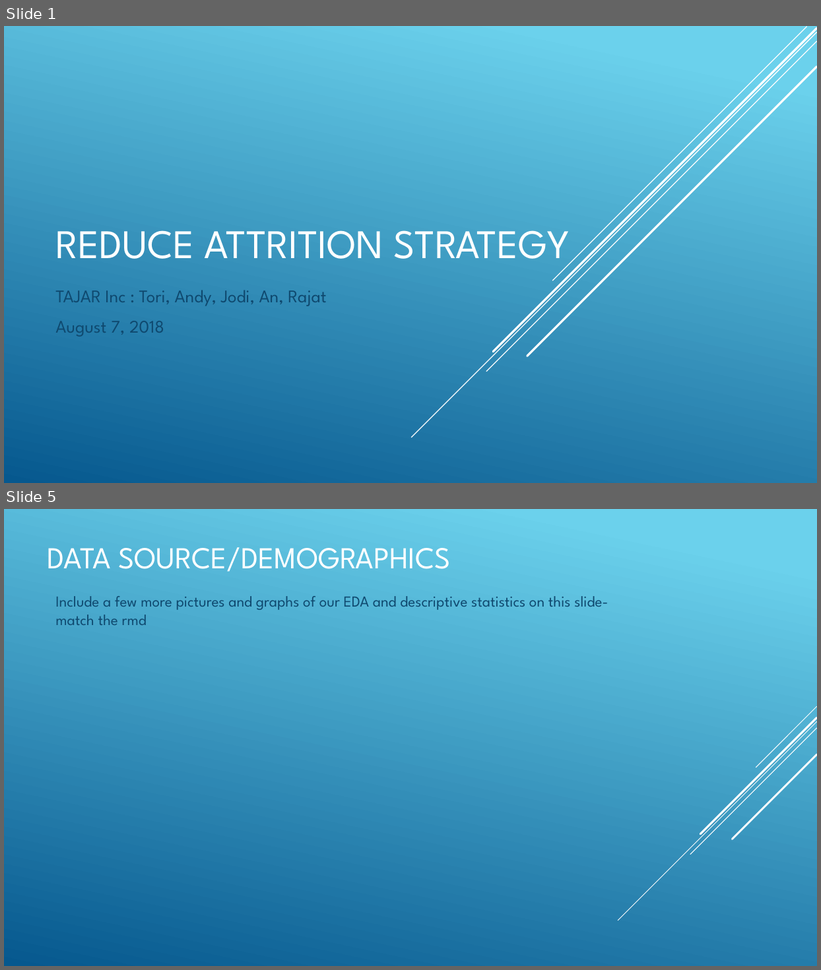
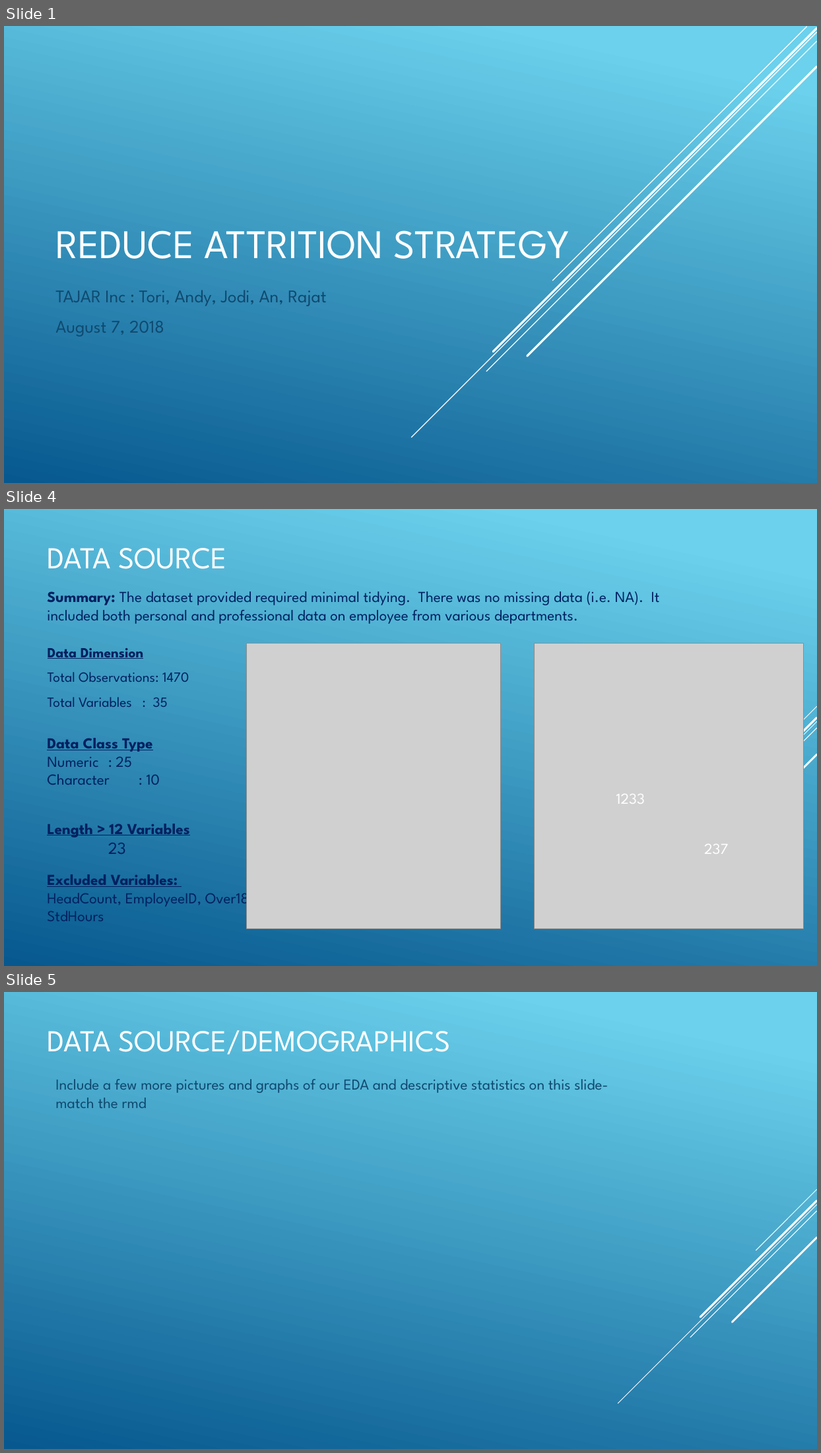
Before and after one commit to R-Chandna/MSDS6306_CaseStudy_2, a slide deck: Attrition_Case_Study_2_pptx_TAJAR_IP.pptx. Shown one above the other, each under a label of ours: slides 1 and 5 before the commit, slides 1, 4 and 5 after it; the slides between them are not shown. The pictures are 821x970 and 821x1453 pixels, drawn with LibreOffice and Linux fonts; fonts in the diff are those of the drawing; grey boxes stand for pictures. Boxes give left, top, right and bottom in pixels: in the first picture for what was removed or moved away, otherwise in the second. Text is boxed around its words. In the diff, an @@ line names an element or a change of style, - is before the commit and + after.

```diff
--- a/Attrition_Case_Study_2_pptx_TAJAR_IP.pptx
+++ b/Attrition_Case_Study_2_pptx_TAJAR_IP.pptx
@@ slide 4 added at bbox=[4, 509, 817, 966], background gradient #6ED2EB to #06588E; not listed: 5 template elements that a slide beside it also shows @@
@@ title added at bbox=[48, 548, 226, 569], 36 pt, text #FFFFFF @@
+DATA SOURCE
@@ text added at bbox=[47, 591, 660, 624], 18 pt, text #002060 @@
+Summary: The dataset provided required minimal tidying. There was no missing data (i.e. NA). It
+included both personal and professional data on employee from various departments.
@@ picture added at bbox=[247, 643, 501, 929] @@
@@ picture added at bbox=[535, 643, 804, 929] @@
@@ text added at bbox=[48, 648, 189, 707], 16.6 pt, text #002060 @@
+Data Dimension
+Total Observations: 1470
+Total Variables : 35
@@ text added at bbox=[47, 738, 160, 785], 18 pt, text #002060 @@
+Data Class Type
+Numeric : 25
+Character : 10
@@ text added at bbox=[616, 794, 645, 804], 18 pt, text #FFFFFF @@
+1233
@@ text added at bbox=[47, 824, 190, 854], 18 pt, text #002060, bold, underline @@
+Length > 12 Variables
+  23
@@ text added at bbox=[704, 844, 728, 854], 18 pt, text #FFFFFF @@
+237
@@ text added at bbox=[47, 875, 253, 921], 18 pt, text #002060 @@
+Excluded Variables:
+HeadCount, EmployeeID, Over18, StdHours
```
Also in this commit, not shown: 2 slides changed, 2 other slides added, 2 slides removed.
